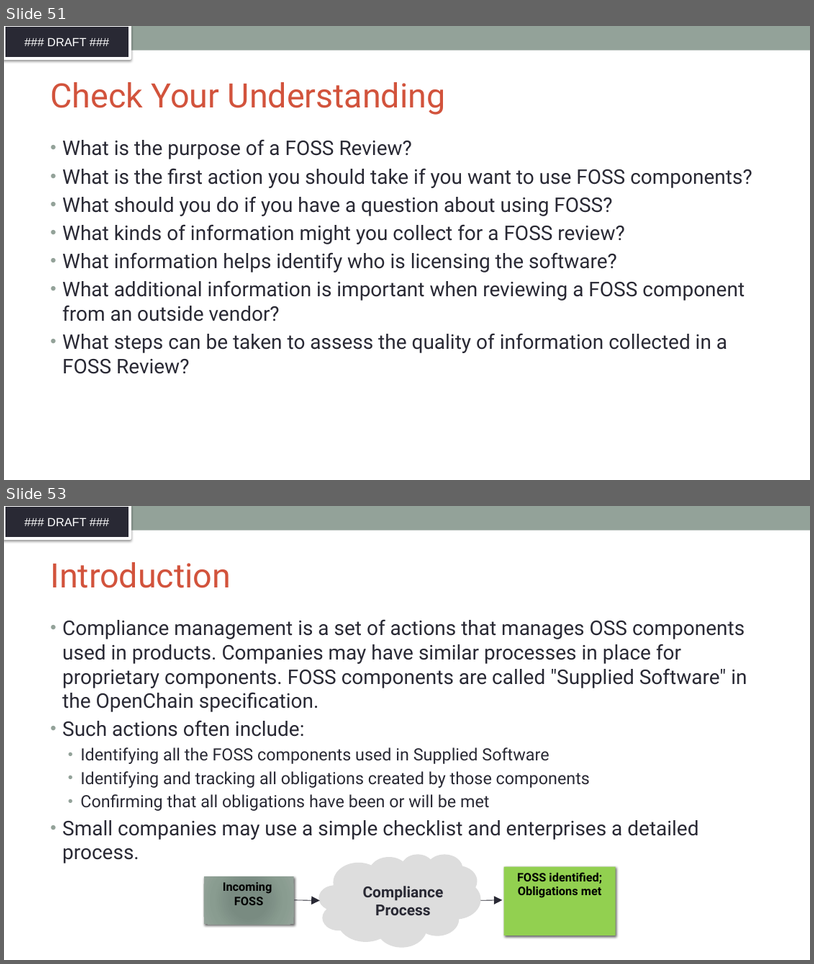
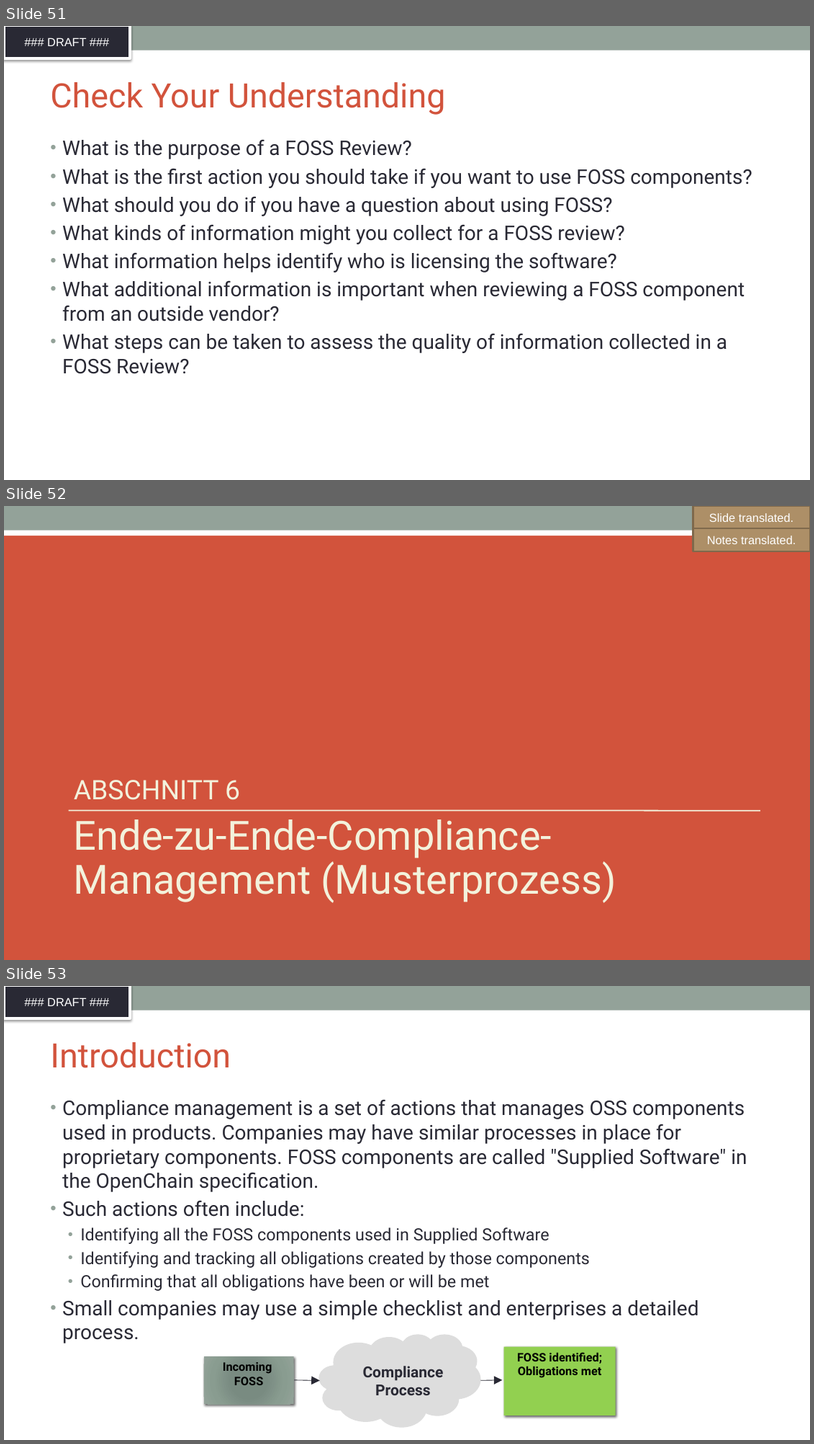
Before and after one commit to SThanheiser/curriculum, a slide deck: translation-DE/slides/DFT_openchain-curriculum-for-1-1_GER.pptx. Shown one above the other, each under a label of ours: slides 51 and 53 before the commit, slides 51, 52 and 53 after it; the slides between them are not shown. The pictures are 814x964 and 814x1444 pixels, drawn with LibreOffice and Linux fonts; fonts in the diff are those of the drawing; background and template pictures are left out. Boxes give left, top, right and bottom in pixels: in the first picture for what was removed or moved away, otherwise in the second. Text is boxed around its words. In the diff, an @@ line names an element or a change of style, - is before the commit and + after.

Commit message:
added translation for slides 15, 16, 18, 24, 33, 42, 52, 68, 79

```diff
--- a/translation-DE/slides/DFT_openchain-curriculum-for-1-1_GER.pptx
+++ b/translation-DE/slides/DFT_openchain-curriculum-for-1-1_GER.pptx
@@ slide 52 added at [4, 506, 810, 960], background #D2533C; not listed: 1 template element that a slide beside it also shows @@
@@ rectangle added at [4, 520, 810, 536], fill #FFFFFF @@
@@ rectangle added at [694, 506, 810, 529], fill #AD8F67, outline #806A4C 2 pt, 14 pt, text #FFFFFF @@
+Slide translated.
@@ rectangle added at [694, 528, 810, 551], fill #AD8F67, outline #806A4C 2 pt, 14 pt, text #FFFFFF @@
+Notes translated.
@@ title added at [74, 780, 240, 800], 32 pt, text #F3F2DC @@
+ABSCHNITT 6
@@ line added from (69, 811) to (761, 811), #F3F2DC 1.5 pt @@
@@ text added at [74, 819, 616, 903], 48 pt, text #F3F2DC @@
+Ende-zu-Ende-Compliance-Management (Musterprozess)
```
Also in this commit, not shown: 3 slides changed, 6 other slides added, 7 slides removed.
